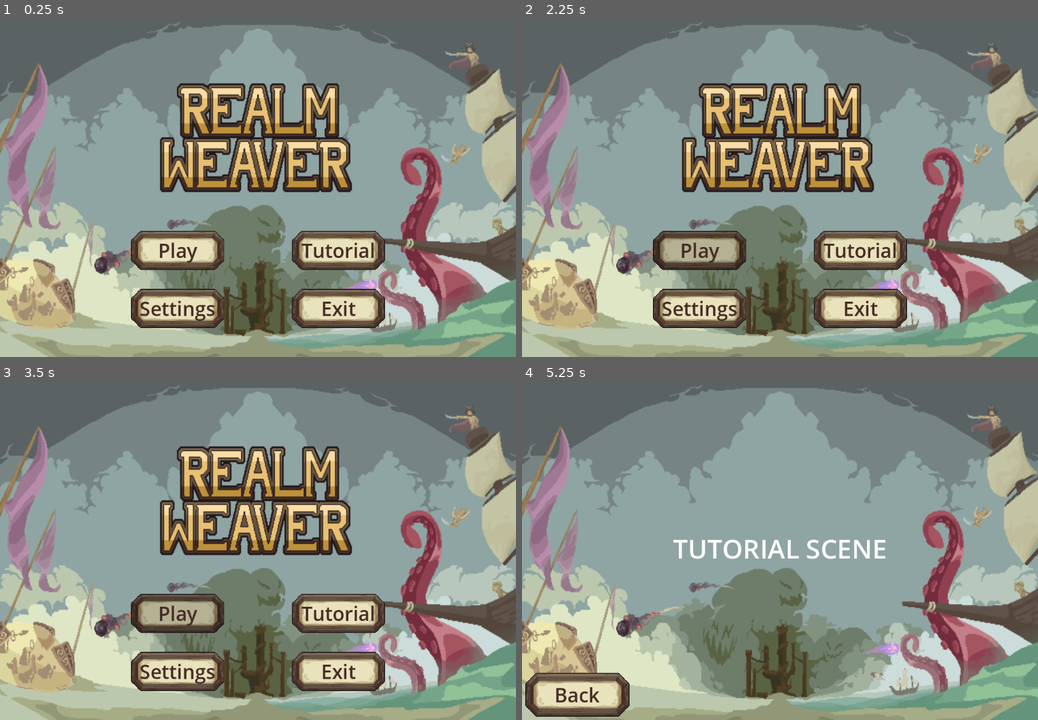
Above: before the commit, frames 1-4 (two rows, left to right).
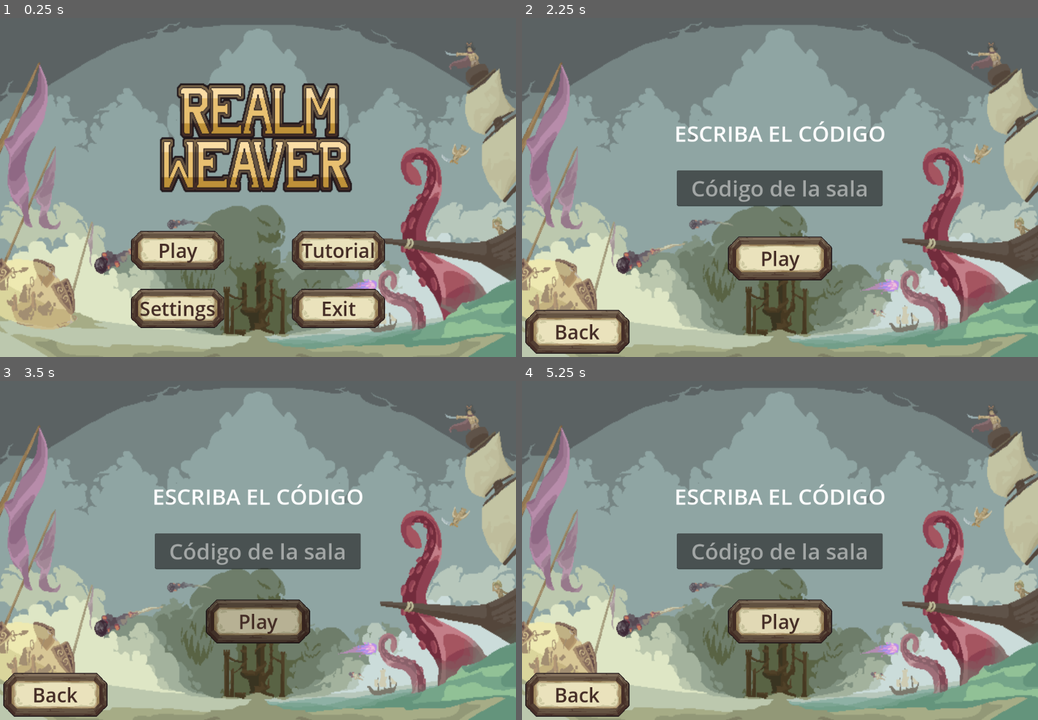
Above: after the commit, the same moments.

Repository: niki122121/GodotBackEnd
Game: Godot game, scene res://scenes/ui/mainMenu.tscn
The game is run twice, just before and just after one commit, with the same random seed, the same clock (stepped at 60 frames per second) and the same inputs. This scene is started directly instead of the project's main scene.
Inputs (mouse positions are in pixels of both pictures, inside the frame that each line leads up to):
- Up to frame 1 (0.25 s): no input
- Up to frame 2 (2.25 s): click "Play" at 0.5 s; click (578, 333) at 1.25 s, where only the run after the commit has a clickable "Back"; click "Play" at 2 s
- Up to frame 3 (3.5 s): click "Play" at 2.75 s
- Up to frame 4 (5.25 s): click "Play" at 3.5 s; click "Play" at 4.25 s; click (862, 614) at 5 s, where only the run before the commit has a clickable "Tutorial"

The runs differ from the first frame. In frame 1, less than 0.1% of the frame differs, in the area x 84-99%, y 72-90%; in frame 2, 23%; in frame 3, 23%, in the area x 0-75%, y 19-100%; in frame 4, 7.1%.

Commit message:
Nuevo menú para meter un código y parallax alargado

Diff:
--- a/Client/scenes/ui/background.tscn
+++ b/Client/scenes/ui/background.tscn
@@ -11,6 +11,7 @@
 [ext_resource type="Texture2D" uid="uid://g2crbrlsxxik" path="res://sprites/background/FondoParallax10.png" id="11_237w7"]
 
 [node name="Background" type="Control"]
+z_index = -10
 layout_mode = 3
 anchors_preset = 8
 anchor_left = 0.5
--- a/Client/scenes/ui/parallax.tscn
+++ b/Client/scenes/ui/parallax.tscn
@@ -3,11 +3,11 @@
 [ext_resource type="Script" uid="uid://syw0rked6uka" path="res://scripts/ui_scripts/parallax.gd" id="1_g2gbw"]
 [ext_resource type="Texture2D" uid="uid://dwtk8b6iw1kni" path="res://sprites/background/FondoParallax1.png" id="1_ka70p"]
 [ext_resource type="Texture2D" uid="uid://d1kqd6wi4hico" path="res://sprites/background/FondoParallax2.png" id="2_g2gbw"]
-[ext_resource type="Texture2D" uid="uid://demy38ikwp2iu" path="res://sprites/background/FondoParallax3.png" id="3_cs13s"]
 [ext_resource type="Texture2D" uid="uid://pm2ulrrahd4r" path="res://sprites/background/FondoParallax4.png" id="4_mubek"]
+[ext_resource type="Texture2D" uid="uid://dhn5kudsafdiq" path="res://sprites/background/FondoParallax3_Alargado.png" id="4_xacwl"]
 [ext_resource type="Texture2D" uid="uid://dyx6fc3fcebqd" path="res://sprites/background/FondoParallax5.png" id="5_unj1i"]
-[ext_resource type="Texture2D" uid="uid://c158ef7efas1d" path="res://sprites/background/FondoParallax6.png" id="6_84lfg"]
 [ext_resource type="Texture2D" uid="uid://cof628fspv6no" path="res://sprites/background/FondoParallax7.png" id="7_g28kc"]
+[ext_resource type="Texture2D" uid="uid://b6466ytcny5dy" path="res://sprites/background/FondoParallax6_Alargado.png" id="7_xacwl"]
 [ext_resource type="Texture2D" uid="uid://bt2fvivbu3eiv" path="res://sprites/background/FondoParallax8.png" id="8_7ibjq"]
 [ext_resource type="Texture2D" uid="uid://bwq338n255yim" path="res://sprites/background/FondoParallax9.png" id="9_r88y2"]
 [ext_resource type="Texture2D" uid="uid://g2crbrlsxxik" path="res://sprites/background/FondoParallax10.png" id="10_yuvdg"]
@@ -36,7 +36,7 @@
 
 [node name="Sprite2D3" type="Sprite2D" parent="."]
 z_index = 8
-texture = ExtResource("3_cs13s")
+texture = ExtResource("4_xacwl")
 
 [node name="Sprite2D4" type="Sprite2D" parent="."]
 z_index = 7
@@ -48,7 +48,7 @@
 
 [node name="Sprite2D6" type="Sprite2D" parent="."]
 z_index = 5
-texture = ExtResource("6_84lfg")
+texture = ExtResource("7_xacwl")
 
 [node name="Sprite2D7" type="Sprite2D" parent="."]
 z_index = 4
--- /dev/null
+++ b/Client/scenes/ui/playMenu.tscn
@@ -0,0 +1,76 @@
+[gd_scene load_steps=4 format=3 uid="uid://dse785o03ukia"]
+
+[ext_resource type="PackedScene" uid="uid://bouopneobo5hh" path="res://scenes/ui/background.tscn" id="1_bykg5"]
+[ext_resource type="PackedScene" uid="uid://yegdrjt34u3u" path="res://scenes/ui/backButton.tscn" id="2_xfbjs"]
+[ext_resource type="PackedScene" uid="uid://ds5hv8hqh4vuf" path="res://scenes/ui/button.tscn" id="3_xfbjs"]
+
+[node name="PlayMenu" type="Control"]
+layout_mode = 3
+anchors_preset = 15
+anchor_right = 1.0
+anchor_bottom = 1.0
+grow_horizontal = 2
+grow_vertical = 2
+
+[node name="Background" parent="." instance=ExtResource("1_bykg5")]
+layout_mode = 1
+
+[node name="Button" parent="." instance=ExtResource("2_xfbjs")]
+layout_mode = 1
+anchors_preset = 2
+anchor_top = 1.0
+anchor_bottom = 1.0
+offset_top = -104.0
+offset_bottom = 0.0
+grow_vertical = 0
+
+[node name="Label" type="Label" parent="."]
+layout_mode = 1
+anchors_preset = 8
+anchor_left = 0.5
+anchor_top = 0.5
+anchor_right = 0.5
+anchor_bottom = 0.5
+offset_left = -155.5
+offset_top = -178.0
+offset_right = 155.5
+offset_bottom = -42.0
+grow_horizontal = 2
+grow_vertical = 2
+theme_override_font_sizes/font_size = 46
+text = "ESCRIBA EL CÓDIGO"
+horizontal_alignment = 1
+vertical_alignment = 1
+
+[node name="Play" parent="." instance=ExtResource("3_xfbjs")]
+layout_mode = 1
+anchors_preset = 8
+anchor_left = 0.5
+anchor_top = 0.5
+anchor_right = 0.5
+anchor_bottom = 0.5
+offset_left = -116.0
+offset_top = 102.0
+offset_right = 116.0
+offset_bottom = 206.0
+grow_horizontal = 2
+grow_vertical = 2
+size_flags_horizontal = 3
+size_flags_vertical = 3
+
+[node name="LineEdit" type="LineEdit" parent="."]
+layout_mode = 1
+anchors_preset = 8
+anchor_left = 0.5
+anchor_top = 0.5
+anchor_right = 0.5
+anchor_bottom = 0.5
+offset_left = -215.525
+offset_top = -31.720001
+offset_right = 215.52502
+offset_bottom = 43.72
+grow_horizontal = 2
+grow_vertical = 2
+theme_override_font_sizes/font_size = 46
+placeholder_text = "Código de la sala"
+alignment = 1
--- a/Client/scripts/ui_scripts/scenesManager.gd
+++ b/Client/scripts/ui_scripts/scenesManager.gd
@@ -3,7 +3,7 @@
 
 
 func _on_play_pressed() -> void:
-	pass
+	get_tree().change_scene_to_file("res://scenes/ui/playMenu.tscn")
 
 
 func _on_tutorial_pressed() -> void:
Binary file added: Client/sprites/background/FondoParallax3_Alargado.png
Not shown, added: Client/sprites/background/FondoParallax3_Alargado.png.import
Binary file added: Client/sprites/background/FondoParallax6_Alargado.png
Not shown, added: Client/sprites/background/FondoParallax6_Alargado.png.import
